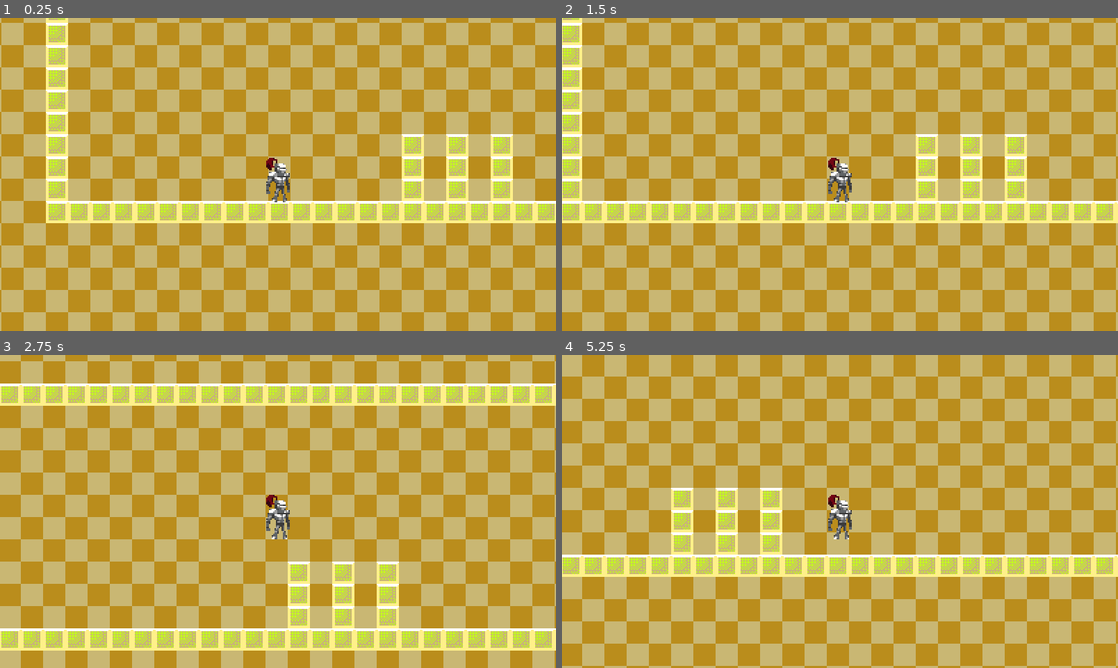
Above: before the commit, frames 1-4 (two rows, left to right).
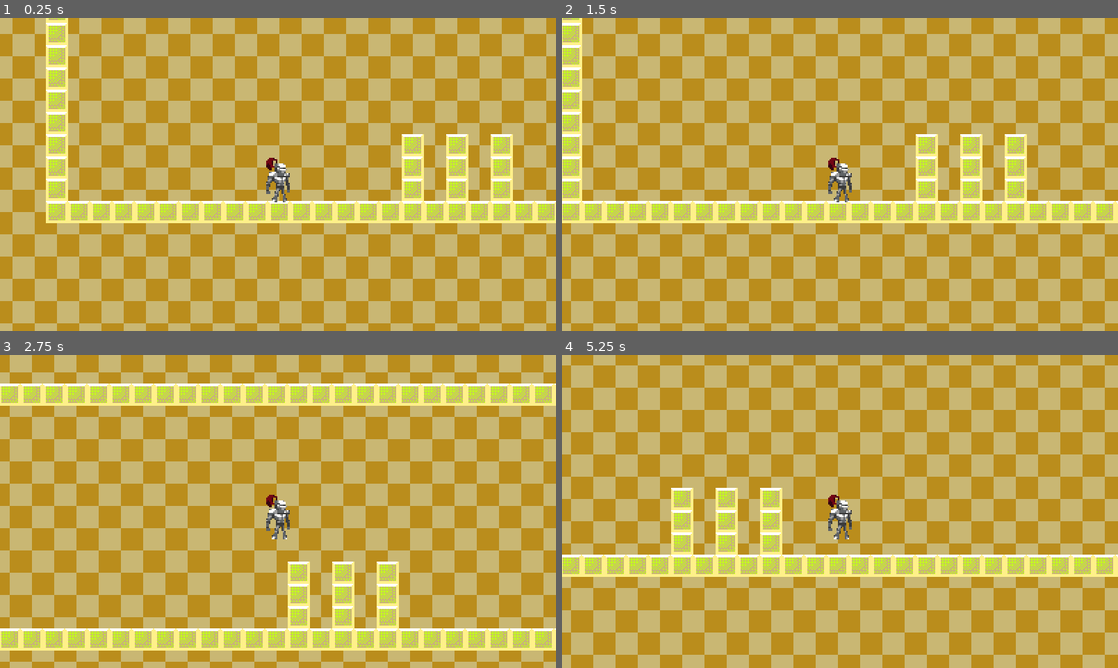
Above: after the commit, the same moments.

Repository: zucchinibyday/GMTK23
Game: Godot game, scene res://main.tscn
The game is run twice, just before and just after one commit, with the same random seed, the same clock (stepped at 60 frames per second) and the same inputs.
Inputs:
- Up to frame 1 (0.25 s): no input
- Up to frame 2 (1.5 s): hold Right (ui_right) from 0.53 s (still down); tap Up (ui_up) at 0.6, 0.77, 1.07, 1.35 s
- Up to frame 3 (2.75 s): tap Up (ui_up) at 1.52, 1.82, 2.1 s; release Right (ui_right) at 2.03 s; hold Left (ui_left) from 2.03 s (still down)
- Up to frame 4 (5.25 s): release Left (ui_left) at 2.78 s; hold Right (ui_right) 2.78-4.28 s; tap Up (ui_up) at 2.85, 3.02, 3.32, 3.6, 3.77, 4.07, 4.35, 4.52, 4.82, 5.1 s; hold Left (ui_left) 4.28-5.03 s; hold Right (ui_right) from 5.03 s (still down)

The runs differ from the first frame. In frame 1, 44% of the frame differs, in the area x 0-100%, y 0-100%; in frame 2, 44%; in frame 3, 42%; in frame 4, 45%.

Commit message:
Minor things

Diff:
--- a/Hero/Hero.tscn
+++ b/Hero/Hero.tscn
@@ -1,8 +1,8 @@
 [gd_scene load_steps=5 format=3 uid="uid://b5b0gdcpj2s20"]
 
 [ext_resource type="Script" path="res://Hero/Hero.gd" id="1_3u4r6"]
+[ext_resource type="Texture2D" uid="uid://cn8jloaubt3vh" path="res://Hero/hero.png" id="2_6yeme"]
 [ext_resource type="PackedScene" uid="uid://dv00n22re7yg0" path="res://Hero/MovementController.tscn" id="2_ejthm"]
-[ext_resource type="Texture2D" uid="uid://cn8jloaubt3vh" path="res://hero.png" id="3_ctcng"]
 
 [sub_resource type="RectangleShape2D" id="RectangleShape2D_uguvx"]
 size = Vector2(18, 38)
@@ -13,7 +13,7 @@
 
 [node name="Sprite" type="Sprite2D" parent="."]
 texture_filter = 1
-texture = ExtResource("3_ctcng")
+texture = ExtResource("2_6yeme")
 
 [node name="MovementController" parent="." node_paths=PackedStringArray("body") instance=ExtResource("2_ejthm")]
 body = NodePath("..")
--- a/Hero/MovementScripter.gd
+++ /dev/null
@@ -1,44 +0,0 @@
-extends Node
-class_name MovementScripter
-
-@export var actors_movement_controller: MovementController
-@export var actor: CharacterBody2D
-
-var action_queue: Array[Action]
-enum action_types { WALK, JUMP }
-class Action:
-	var action_type: int
-	var duration: float
-	var in_progress: bool = false
-	var completed: bool = false
-	func _init(_action_type: int, _duration: float):
-		action_type = _action_type
-		duration = _duration
-
-func walk(duration_frames: float = 1):
-	action_queue.append(Action.new(
-		action_types.WALK,
-		duration_frames
-	))
-
-func jump():
-	action_queue.append(Action.new(
-		action_types.JUMP,
-		1
-	))
-
-func execute_action(action: Action):
-	pass
-
-func is_action_completed(action: Action):
-	pass
-
-func _process(delta):
-	var current_action = action_queue[0]
-	if !current_action.in_progress:
-		current_action.in_progress = true
-		execute_action(current_action)
-		return
-	if is_action_completed(current_action):
-		current_action.mark_complete()
-		action_queue.remove_at(0)
--- a/main.tscn
+++ b/main.tscn
@@ -14,7 +14,9 @@
 [node name="Tempbg" type="Sprite2D" parent="."]
 z_index = -10
 texture_filter = 1
+position = Vector2(8, 8)
 texture = ExtResource("2_2tmkd")
+metadata/_edit_lock_ = true
 
 [node name="TileMap" type="TileMap" parent="."]
 z_index = -5
@@ -22,3 +24,4 @@
 tile_set = ExtResource("3_y1nif")
 format = 2
 layer_0/tile_data = PackedInt32Array(1376293, 0, 0, 1376292, 0, 0, 1376291, 0, 0, 1376290, 0, 0, 1376289, 0, 0, 1376288 …(1473 unchanged characters)…
+metadata/_edit_lock_ = true
Renamed: hero.png -> Hero/hero.png
Not shown, changed: Hero/hero.png.import
Binary file changed: tile.png
